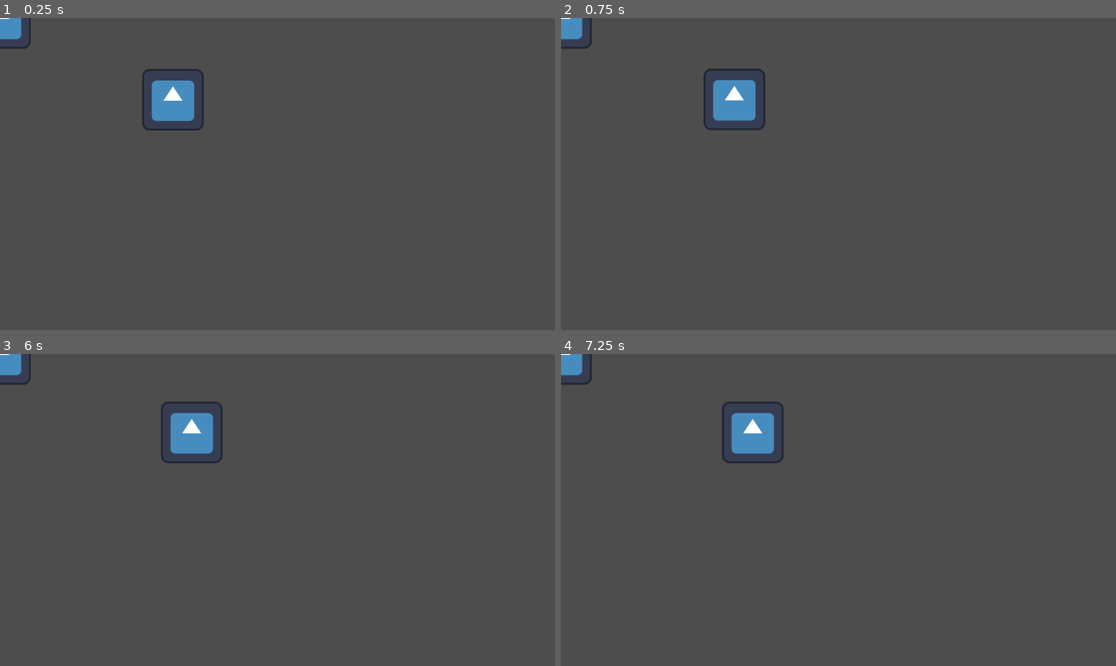
Above: before the commit, frames 1-4 (two rows, left to right).
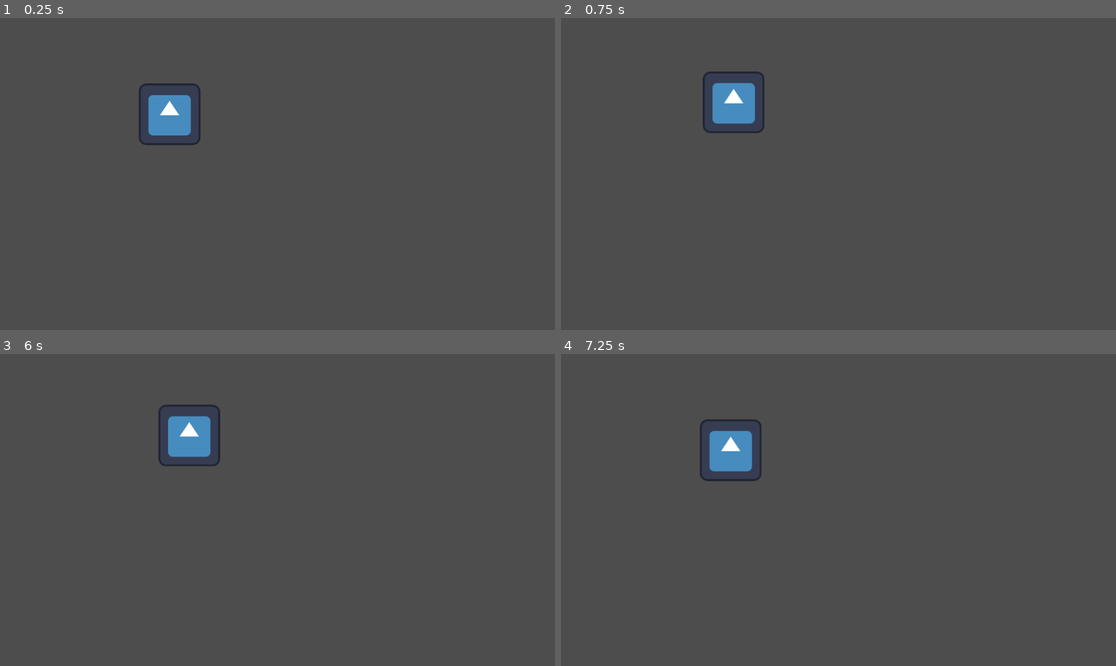
Above: after the commit, the same moments.

Repository: Team-Blackbird/Team-BlackBird
Game: Godot game, scene res://scenes/main.tscn
The game is run twice, just before and just after one commit, with the same random seed, the same clock (stepped at 60 frames per second) and the same inputs. The engine's default icon, where the game draws it, is replaced by a stand-in: a white triangle on a blue panel in a dark square.
Inputs (mouse positions are in pixels of both pictures, inside the frame that each line leads up to):
- Up to frame 1 (0.25 s): no input
- Up to frame 2 (0.75 s): tap Enter at 0.5 s; move the mouse to (733, 99) at 0.52 s; click (733, 99) at 0.67 s
- Up to frame 3 (6 s): tap Space at 1.25, 2.75, 4.25 s; move the mouse to (166, 525) at 1.27 s; click (166, 525) at 1.42 s; tap Enter at 2, 3.5 s; move the mouse to (333, 441) at 2.02 s; click (333, 441) at 2.17 s; move the mouse to (249, 572) at 2.77 s; click (249, 572) at 2.92 s; move the mouse to (444, 556) at 3.52 s; click (444, 556) at 3.67 s; move the mouse to (111, 463) at 4.27 s; click (111, 463) at 4.42 s; move the mouse to (305, 510) at 5.02 s; click (305, 510) at 5.17 s; move the mouse to (194, 432) at 5.77 s; click (194, 432) at 5.92 s
- Up to frame 4 (7.25 s): move the mouse to (960, 494) at 6.52 s; click (960, 494) at 6.67 s

The runs differ from the first frame. In frame 1, 1.7% of the frame differs, in the area x 0-37%, y 0-41%; in frame 2, 0.9%; in frame 3, 1.2%; in frame 4, 2.3%, in the area x 0-41%, y 0-41%.

Commit message:
cards have fallback positions now

Diff:
--- a/scenes/main.tscn
+++ b/scenes/main.tscn
@@ -6,12 +6,10 @@
 [node name="main" type="Node2D"]
 
 [node name="placeable area" parent="." instance=ExtResource("1_g81ut")]
-position = Vector2(195, 361)
+position = Vector2(104, 408)
 
 [node name="cards" parent="." instance=ExtResource("2_sui4g")]
-position = Vector2(359, 170)
+position = Vector2(352, 200)
 
 [node name="placeable area2" parent="." instance=ExtResource("1_g81ut")]
-position = Vector2(473, 408)
-
-[node name="cards2" parent="." instance=ExtResource("2_sui4g")]
+position = Vector2(344, 408)
--- a/scripts/cards.gd
+++ b/scripts/cards.gd
@@ -1,20 +1,40 @@
 extends Sprite2D
 
-var is_selected = false
+@onready var is_selected = false
+@onready var fallback_pos = position
+@onready var moving_to_fallback = false
+@onready var tolerence = 0.5
+
+
 # set card to mouse pos
 func _physics_process(delta):
-	if is_selected:
-		position = lerp(global_position, get_global_mouse_position(), 25 * delta )
-	if $Area2D.has_overlapping_areas() and not is_selected:
-		var over_area = $Area2D.get_overlapping_areas()[0]
-		if over_area.get("is_placeable_area"):
-			if over_area.is_placeable_area:
-				position = lerp(position, over_area.global_position, 25 * delta)
+    if moving_to_fallback:
+        if position.distance_to(fallback_pos) < tolerence:
+            print("yes")
+            moving_to_fallback = false
+        else:
+            position = lerp(position, fallback_pos, 25 * delta)
+            print("no")
+
+    else:
+        if is_selected:
+            position = lerp(position, get_global_mouse_position(), 25 * delta )
+        if $Area2D.has_overlapping_areas() and not is_selected:
+            var over_area = $Area2D.get_overlapping_areas()[0]
+            if over_area.get("is_placeable_area"):
+                if over_area.is_placeable_area:
+                    fallback_pos = over_area.global_position
+                    position = lerp(position, over_area.global_position, 25 * delta)
+        if not $Area2D.has_overlapping_areas() and not is_selected:
+            moving_to_fallback = true
+
+        if not is_selected and not $Area2D.has_overlapping_areas():
+            is_selected = false
 
 func _on_area_2d_input_event(viewport, event, shape_idx):
-	if event is InputEventMouseButton and event.button_index == MOUSE_BUTTON_LEFT and event.pressed:
-		is_selected = true
+    if event is InputEventMouseButton and event.button_index == MOUSE_BUTTON_LEFT and event.pressed:
+        is_selected = true
 
 func _input(event):
-	if event is InputEventMouseButton and event.button_index == MOUSE_BUTTON_LEFT and not event.pressed:
-		is_selected = false
+    if event is InputEventMouseButton and event.button_index == MOUSE_BUTTON_LEFT and not event.pressed:
+        is_selected = false
